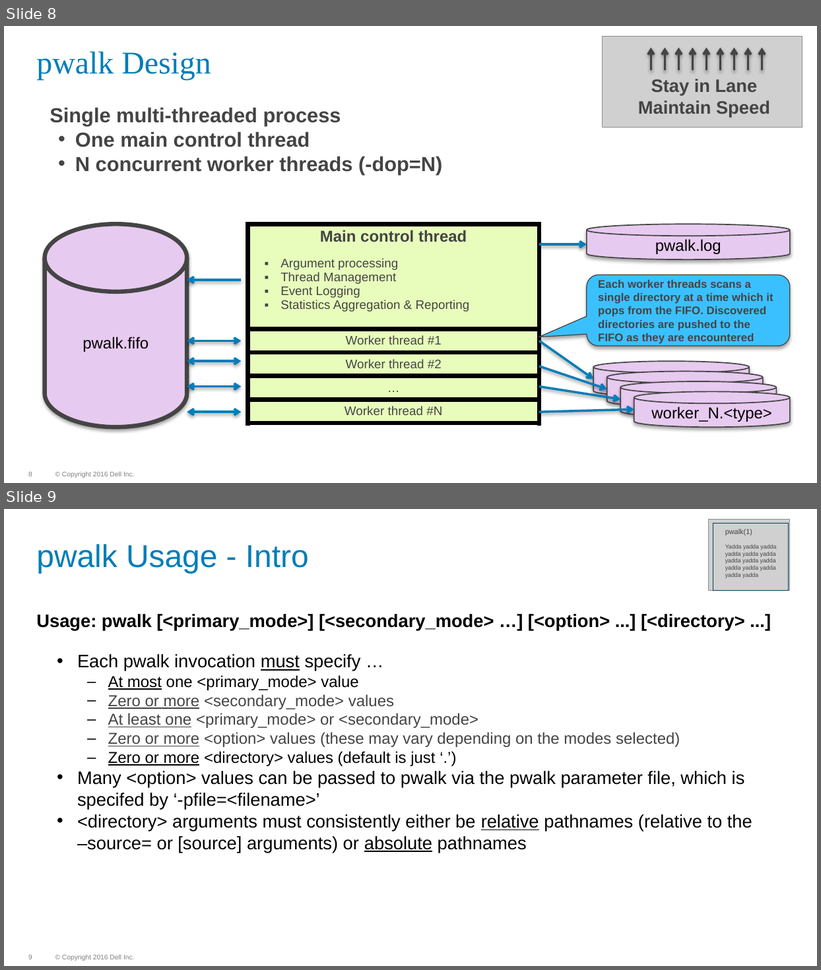
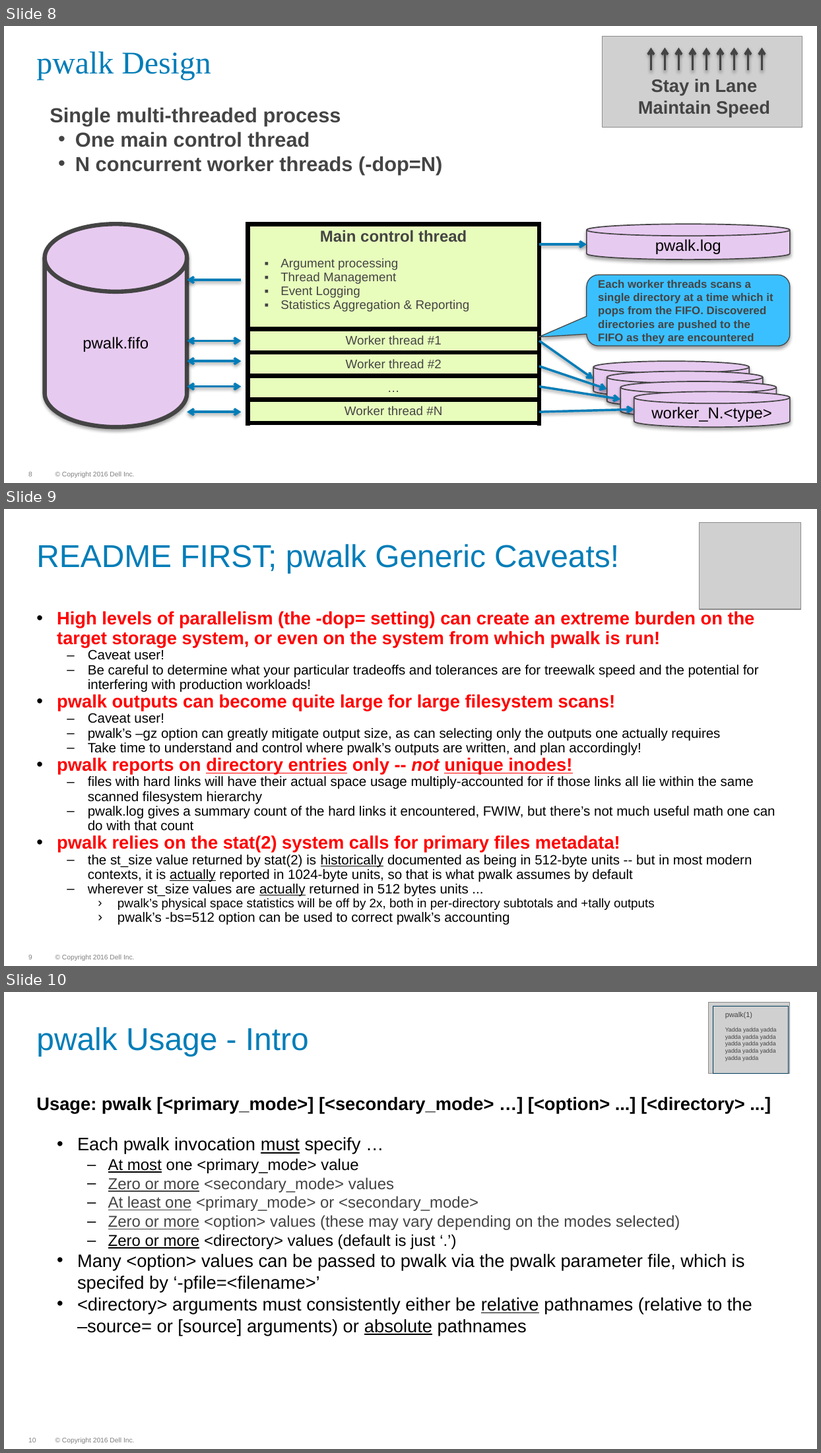
Before and after one commit to WhizBob/pwalk, a slide deck: doc/pwalk_slides.pptx. Shown one above the other, each under a label of ours: slides 8 and 9 before the commit, slides 8, 9 and 10 after it. The pictures are 821x970 and 821x1453 pixels, drawn with LibreOffice and Linux fonts; fonts in the diff are those of the drawing; grey boxes stand for pictures; background and template pictures are left out. Boxes give left, top, right and bottom in pixels: in the first picture for what was removed or moved away, otherwise in the second. Text is boxed around its words. In the diff, an @@ line names an element or a change of style, - is before the commit and + after.

```diff
--- a/doc/pwalk_slides.pptx
+++ b/doc/pwalk_slides.pptx
@@ slide 9 added at box(4, 509, 817, 966), background #FFFFFF; not listed: 2 template elements that a slide beside it also shows @@
@@ picture added at box(699, 523, 801, 610) @@
@@ title added at box(36, 544, 619, 573), 28 pt, text #007DB8 @@
+README FIRST; pwalk Generic Caveats!
@@ text added at box(57, 611, 776, 925), 12 pt, text #000000 @@
+• High levels of parallelism (the -dop= setting) can create an extreme burden on the target storage system, or even on the system from which pwalk is run!
+  – Caveat user!
+  – Be careful to determine what your particular tradeoffs and tolerances are for treewalk speed and the potential for interfering with production workloads!
+• pwalk outputs can become quite large for large filesystem scans!
+  – Caveat user!
+  – pwalk’s –gz option can greatly mitigate output size, as can selecting only the outputs one actually requires
+  – Take time to understand and control where pwalk’s outputs are written, and plan accordingly!
+• pwalk reports on directory entries only -- not unique inodes!
+  – files with hard links will have their actual space usage multiply-accounted for if those links all lie within the same scanned filesystem hierarchy
+  – pwalk.log gives a summary count of the hard links it encountered, FWIW, but there’s not much useful math one can do with that count
+• pwalk relies on the stat(2) system calls for primary files metadata!
+  – the st_size value returned by stat(2) is historically documented as being in 512-byte units -- but in most modern contexts, it is actually reported in 1024-byte units, so that is what pwalk assumes by default
+  – wherever st_size values are actually returned in 512 bytes units ...
+    › pwalk’s physical space statistics will be off by 2x, both in per-directory subtotals and +tally outputs
+    › pwalk’s -bs=512 option can be used to correct pwalk’s accounting
@@ what was slide 9 is now slide 10 @@
@@ page number at box(28, 1438, 36, 1443): text changed @@
-9
+10
```
Also in this commit, not shown: 2 slides changed, 6 other files.
